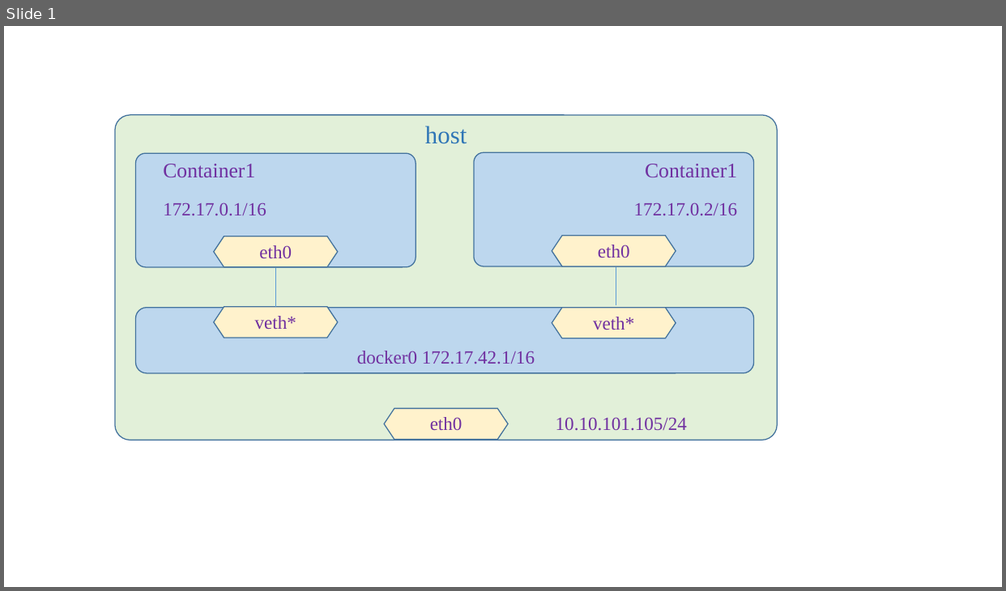
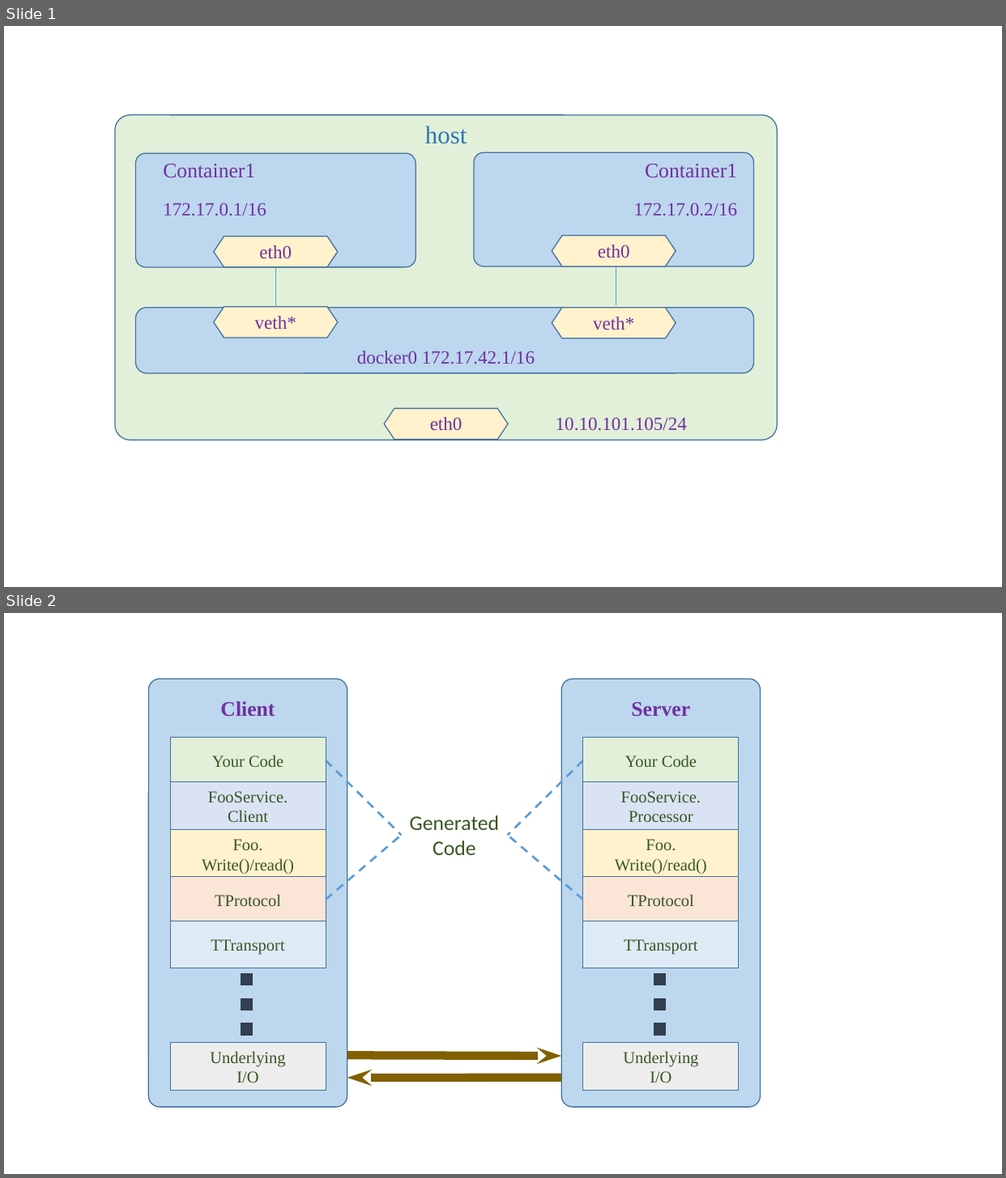
Before and after one commit to zavierzzm/bishelunwen, a slide deck: SIG Proceedings Template-Jan2015 Zip/picsppt.pptx. Shown one above the other, each under a label of ours: slide 1 before the commit, slides 1 and 2 after it. The pictures are 1006x591 and 1006x1178 pixels, drawn with LibreOffice and Linux fonts; fonts in the diff are those of the drawing. Boxes give left, top, right and bottom in pixels: in the first picture for what was removed or moved away, otherwise in the second. Text is boxed around its words. In the diff, an @@ line names an element or a change of style, - is before the commit and + after.

```diff
--- a/SIG Proceedings Template-Jan2015 Zip/picsppt.pptx
+++ b/SIG Proceedings Template-Jan2015 Zip/picsppt.pptx
@@ slide 2 added at (4, 613, 1002, 1174), background #FFFFFF @@
@@ rounded rectangle added at (148, 679, 347, 1107), fill #BDD7EE, outline #43739E 1 pt @@
@@ rounded rectangle added at (562, 679, 761, 1107), fill #BDD7EE, outline #43739E 1 pt @@
@@ text added at (220, 701, 275, 716), 20 pt, text #7030A0, bold @@
+Client
@@ text added at (631, 702, 690, 716), 20 pt, text #7030A0, bold @@
+Server
@@ rectangle added at (170, 737, 326, 784), fill #E2F0D9, outline #43739E 0.75 pt, 16 pt, text #385723 @@
+Your Code
@@ rectangle added at (583, 737, 739, 784), fill #E2F0D9, outline #43739E 0.75 pt, 16 pt, text #385723 @@
+Your Code
@@ rectangle added at (170, 782, 326, 830), fill #DAE3F3, outline #43739E 0.75 pt, 16 pt, text #385723 @@
+FooService.
+Client
@@ line added from (326, 760) to (402, 835), #5B9BD5 2 pt dashed @@
@@ line added from (583, 760) to (508, 835), #5B9BD5 2 pt dashed @@
@@ rectangle added at (583, 782, 739, 830), fill #DAE3F3, outline #43739E 0.75 pt, 16 pt, text #385723 @@
+FooService.
+Processor
@@ rectangle added at (170, 830, 326, 878), fill #FFF2CC, outline #43739E 0.75 pt, 16 pt, text #385723 @@
+Foo.
+Write()/read()
@@ text added at (410, 815, 499, 855), 20 pt, text #385723 @@
+Generated Code
@@ rectangle added at (583, 830, 739, 878), fill #FFF2CC, outline #43739E 0.75 pt, 16 pt, text #385723 @@
+Foo.
+Write()/read()
@@ line added from (326, 900) to (402, 835), #5B9BD5 2 pt dashed @@
@@ line added from (583, 900) to (508, 835), #5B9BD5 2 pt dashed @@
@@ rectangle added at (170, 876, 326, 923), fill #FBE5D6, outline #43739E 0.75 pt, 16 pt, text #385723 @@
+TProtocol
@@ rectangle added at (583, 876, 739, 923), fill #FBE5D6, outline #43739E 0.75 pt, 16 pt, text #385723 @@
+TProtocol
@@ rectangle added at (170, 922, 326, 968), fill #DEEBF7, outline #43739E 0.75 pt, 16 pt, text #385723 @@
+TTransport
@@ rectangle added at (583, 922, 739, 968), fill #DEEBF7, outline #43739E 0.75 pt, 16 pt, text #385723 @@
+TTransport
@@ line added from (246, 973) to (246, 1046), #333F50 12 pt dashed @@
@@ line added from (660, 973) to (660, 1046), #333F50 12 pt dashed @@
@@ rectangle added at (170, 1043, 326, 1092), fill #EDEDED, outline #43739E 0.75 pt, 16 pt, text #385723 @@
+Underlying
+I/O
@@ rectangle added at (583, 1043, 739, 1092), fill #EDEDED, outline #43739E 0.75 pt, 16 pt, text #385723 @@
+Underlying
+I/O
@@ arrow added from (347, 1055) to (562, 1056), #806000 8 pt @@
@@ arrow added from (562, 1078) to (347, 1078), #806000 8 pt @@
```
Also in this commit, not shown: 2 other files.
